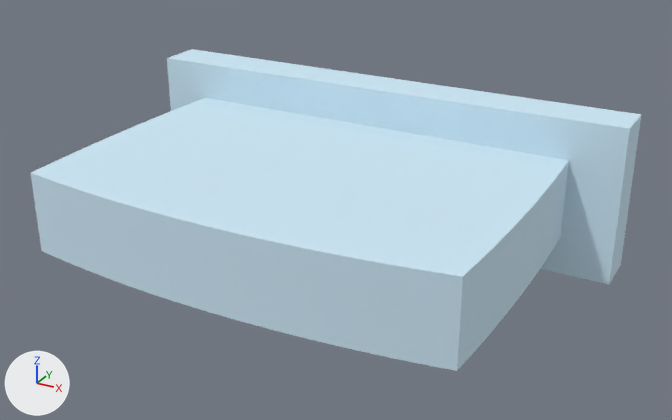
One commit to the FBX model Unity Project/Giroux-CAP6117-SANC - crown/Assets/Models/LOD Headstones/PA-588-F.fbx: the scene before it, then after it.
Camera for both pictures: a 50 mm lens placed at (1.329, -2.802, 1.119), pointed at (0.068, -0.51, -0.027). Every picture has the same lights, and +X, +Y and +Z are marked at lower left. The first picture is the older version. Objects named as collision shapes, trigger or cutter boxes, shadow casters or lower levels of detail are left out. Where no turn or scale is listed for an object, it has been applied to the vertices.

In view in the first picture: 'PA-588-F_LOD0'.
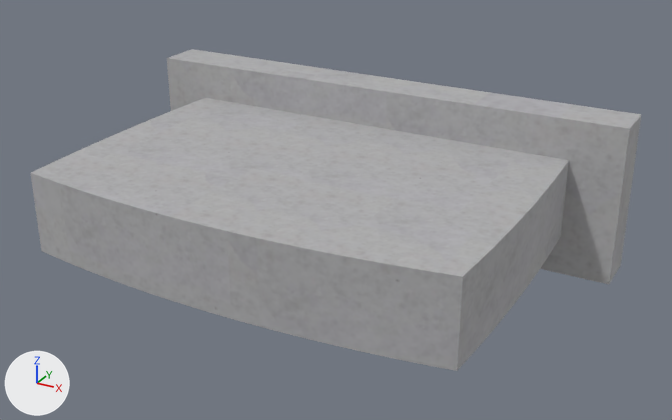
The change, as a diff of the scene's bpy script:
```diff
--- a/Unity Project/Giroux-CAP6117-SANC - crown/Assets/Models/LOD Headstones/PA-588-F.fbx.py
+++ b/Unity Project/Giroux-CAP6117-SANC - crown/Assets/Models/LOD Headstones/PA-588-F.fbx.py
@@ img_b_588_f_png @@
+img_b_588_f_png = load_image('B-588-F.png', '../../Materials/LOD Headstone Mats/B-588-F.png', 1024, 1024, 'sRGB')
@@ mat_0_615686_0_811765_0_929412_0_000000_0_133 @@
+mat_0_615686_0_811765_0_929412_0_000000_0_133 = principled_material('0.615686_0.811765_0.929412_0.000000_0.133')
+mat_0_615686_0_811765_0_929412_0_000000_0_133.texture = img_b_588_f_png
+mat_0_615686_0_811765_0_929412_0_000000_0_133.roughness = 0.859
@@ me_mesh4 @@
 me_mesh4.from_pydata(...)  # 136 vertices, 268 faces; spans x -0.84..0.84, y -1.07..0.0, z -0.25..0.25
-me_mesh4.materials.append(mat_0_615686_0_811765_0_929412_0_000000_0_000000)  # blue #cee9f7
+me_mesh4.materials.append(mat_0_615686_0_811765_0_929412_0_000000_0_133)  # picture img_b_588_f_png
```

Changed parts and their boxes (x1, y1, x2, y2) in the pictures (672 x 420 px):
'PA-588-F_LOD0', recoloured (blue to grey): (31, 49, 641, 371) in both
